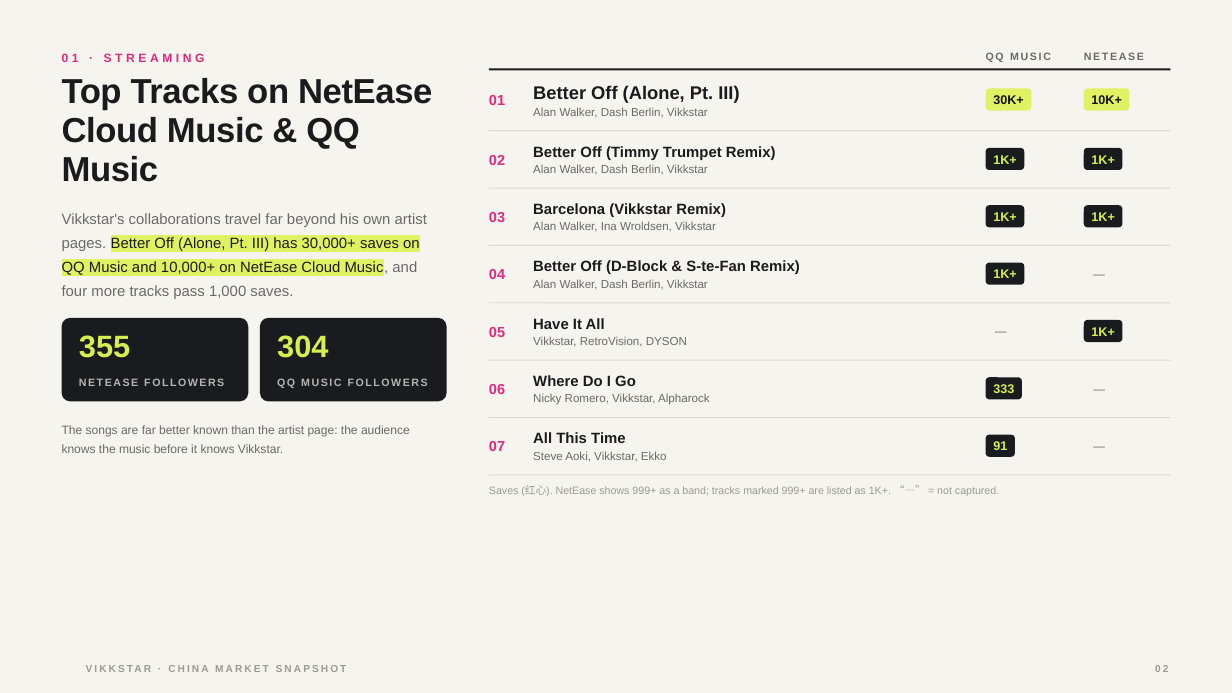
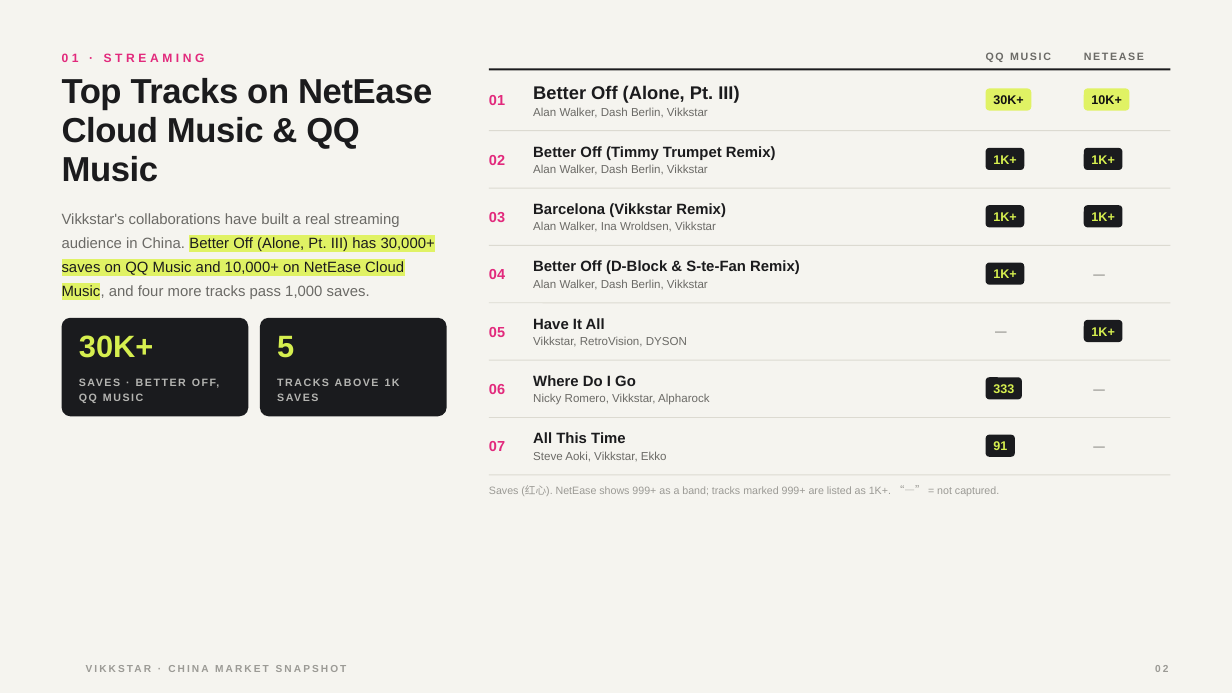
Before and after one commit to ala74noob-cloud/lumigithub, a slide deck: slide 2 of vikkstar-china-report/Vikkstar_China_Market_Snapshot.pptx. Drawn at 1232x693 pixels with LibreOffice and Linux fonts; fonts in the diff are those of the drawing; background and template pictures are left out. Boxes give left, top, right and bottom in pixels: in the first picture for what was removed or moved away, otherwise in the second. Text is boxed around its words. In the diff, an @@ line names an element or a change of style, - is before the commit and + after.

```diff
--- a/vikkstar-china-report/Vikkstar_China_Market_Snapshot.pptx
+++ b/vikkstar-china-report/Vikkstar_China_Market_Snapshot.pptx
@@ text at (62, 213, 435, 300): text changed @@
-Vikkstar's collaborations travel far beyond his own artist pages. Better Off (Alone, Pt. III) has 30,000+ saves on QQ Music and 10,000+ on NetEase Cloud Music, and four more tracks pass 1,000 saves.
+Vikkstar's collaborations have built a real streaming audience in China. Better Off (Alone, Pt. III) has 30,000+ saves on QQ Music and 10,000+ on NetEase Cloud Music, and four more tracks pass 1,000 saves.
@@ rounded rectangle: place and size @@
-rounded rectangle at (62, 318, 249, 402)
+rounded rectangle at (62, 318, 249, 417)
@@ rounded rectangle at (62, 318, 249, 417): proportions changed @@
@@ rounded rectangle at (260, 318, 446, 417): proportions changed @@
@@ rounded rectangle: place and size @@
-rounded rectangle at (260, 318, 446, 402)
+rounded rectangle at (260, 318, 446, 417)
@@ text removed at (79, 335, 130, 358) @@
-355
@@ text added at (79, 335, 153, 358), 24 pt, text #D6EF4F, bold @@
+30K+
@@ text removed at (277, 335, 328, 358) @@
-304
@@ text added at (277, 335, 294, 358), 24 pt, text #D6EF4F, bold @@
+5
@@ text removed at (79, 378, 224, 386) @@
-NETEASE FOLLOWERS
@@ text added at (277, 378, 400, 386), 8.3 pt, text #B4B4B1, bold @@
+TRACKS ABOVE 1K SAVES
@@ text at (79, 393, 143, 403): text changed @@
-QQ MUSIC FOLLOWERS
+SAVES · BETTER OFF, QQ MUSIC
@@ text removed at (62, 425, 410, 453) @@
-The songs are far better known than the artist page: the audience knows the music before it knows Vikkstar.
```
Also in this commit, not shown: 1 other slide changed, 2 other files.
